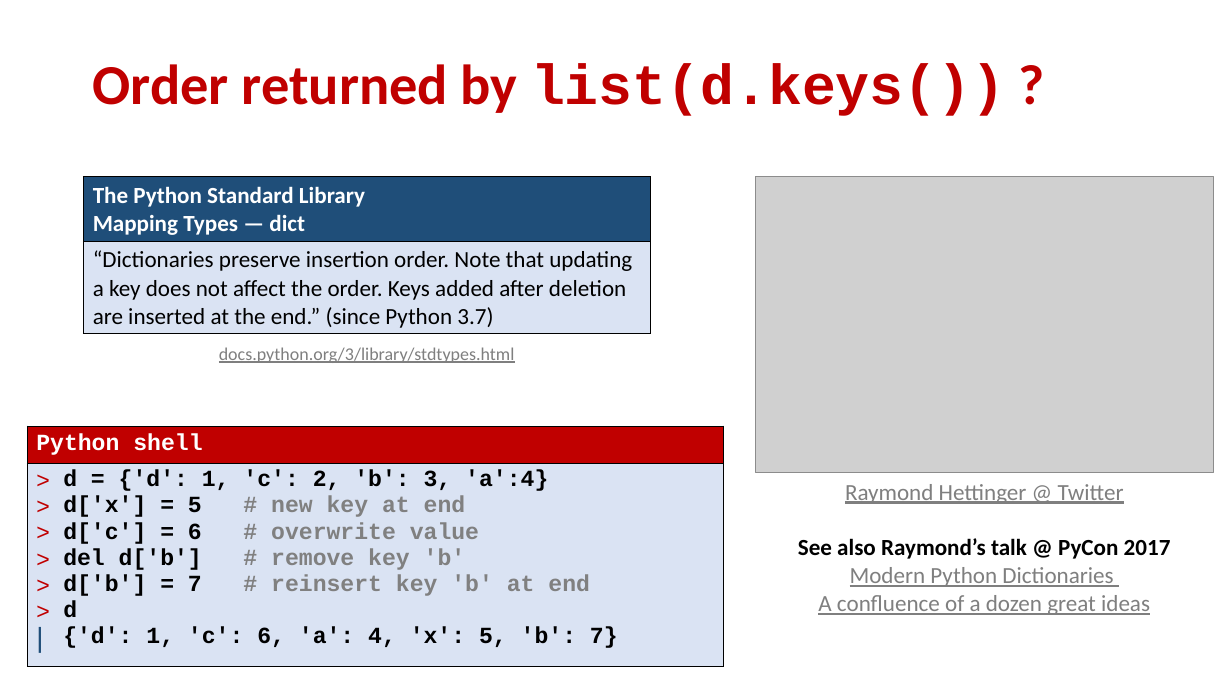
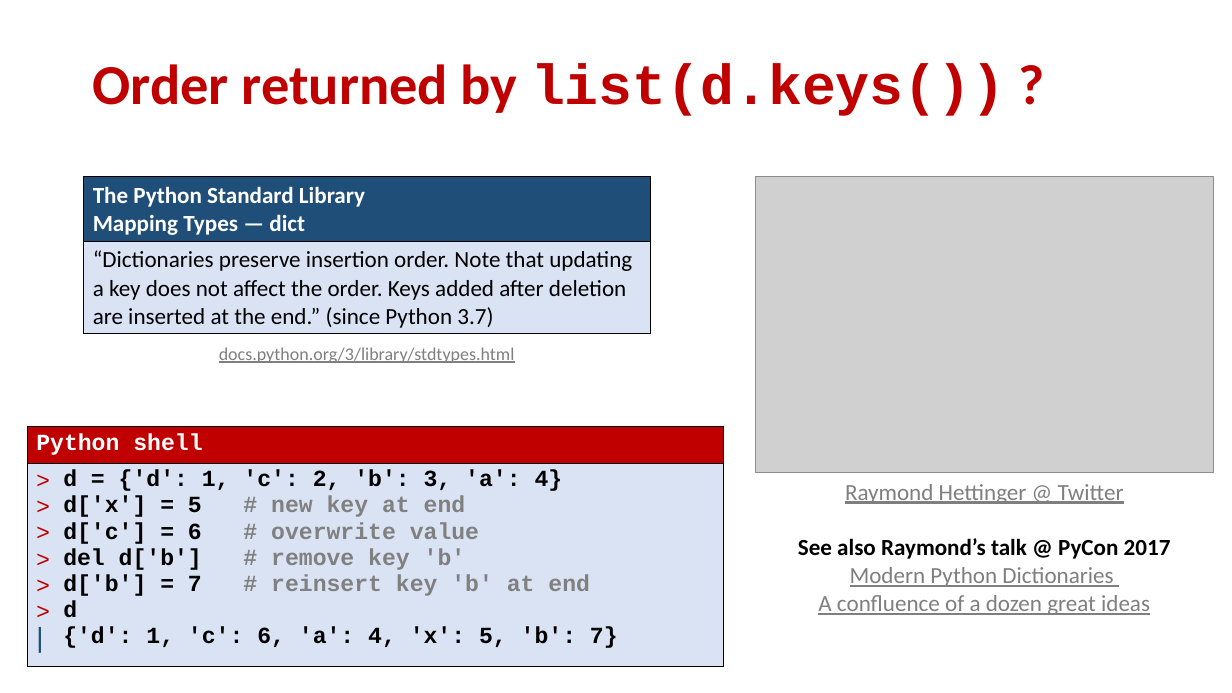
Before and after one commit to gsbrodal/gsbrodal.github.io, a slide deck: slide 8 of ipsa/slides/dictionaries.pptx. Drawn at 1232x693 pixels with LibreOffice and Linux fonts; fonts in the diff are those of the drawing; grey boxes stand for pictures. Boxes give left, top, right and bottom in pixels: in the first picture for what was removed or moved away, otherwise in the second. Text is boxed around its words. In the diff, an @@ line names an element or a change of style, - is before the commit and + after.

```diff
--- a/ipsa/slides/dictionaries.pptx
+++ b/ipsa/slides/dictionaries.pptx
@@ table at <box>27,426,724,666</box> @@
-row 2, column 1: d = {'d': 1, 'c': 2, 'b': 3, 'a':4} / d['x'] = 5 # new key at end / d['c'] = 6 # overwrite value / del d['b'] # remove key 'b' / d['b'] = 7 # reinsert key 'b' at end / d / {'d': 1, 'c': 6, 'a': 4, 'x': 5, 'b': 7}
+row 2, column 1: d = {'d': 1, 'c': 2, 'b': 3, 'a': 4} / d['x'] = 5 # new key at end / d['c'] = 6 # overwrite value / del d['b'] # remove key 'b' / d['b'] = 7 # reinsert key 'b' at end / d / {'d': 1, 'c': 6, 'a': 4, 'x': 5, 'b': 7}
```
Also in this commit, not shown: 7 other slides changed, 6 other files.
